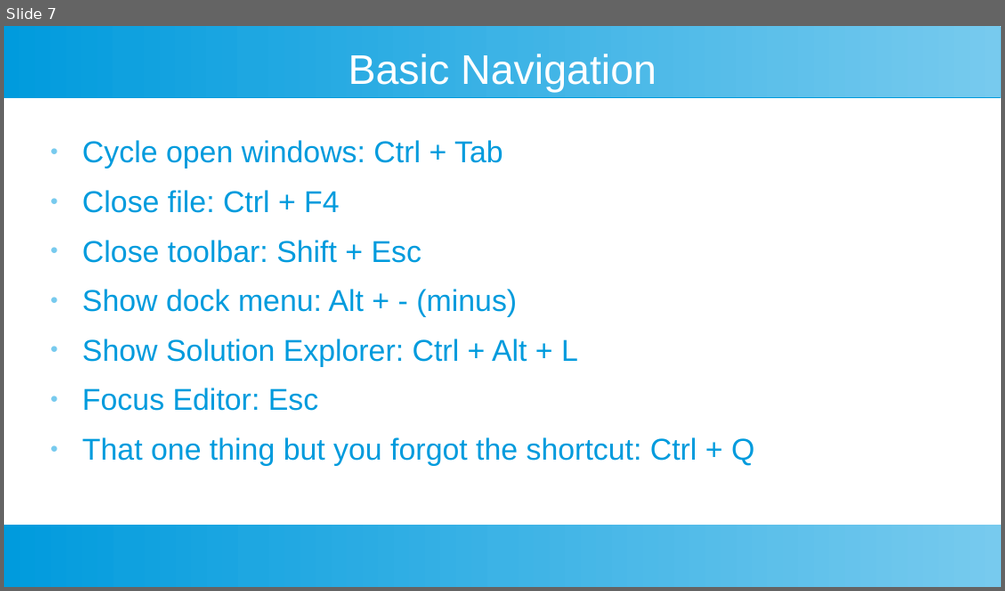
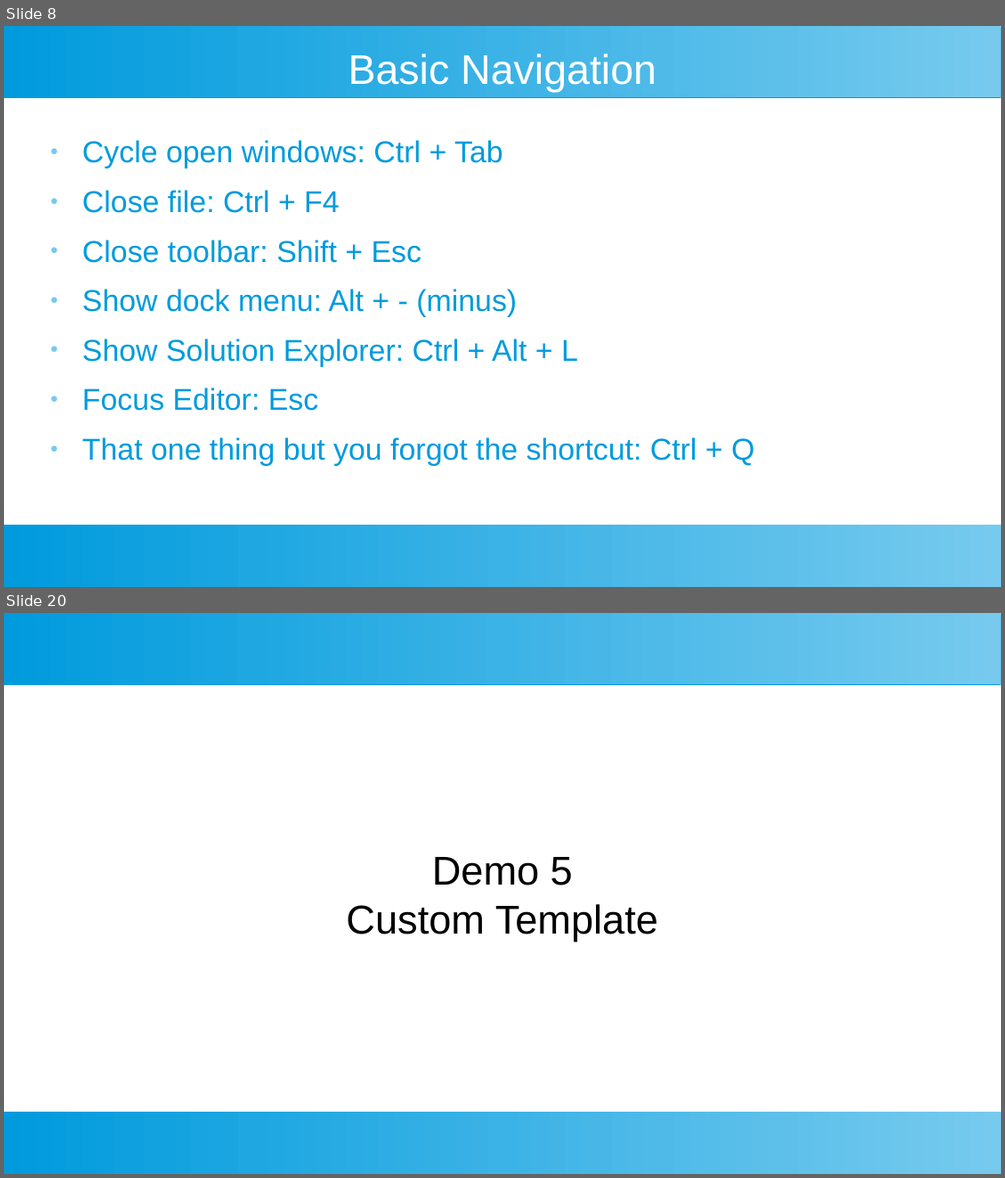
Before and after one commit to SmithE65/Productivity, a slide deck: Productivity.odp. Shown one above the other, each under a label of ours: slide 7 before the commit, slides 8 and 20 after it; the slides between them are not shown. The pictures are 1005x591 and 1005x1178 pixels, drawn with LibreOffice and Linux fonts; fonts in the diff are those of the drawing. Boxes give left, top, right and bottom in pixels: in the first picture for what was removed or moved away, otherwise in the second. Text is boxed around its words. In the diff, an @@ line names an element or a change of style, - is before the commit and + after.

Commit message:
Templates and Snippets

```diff
--- a/Productivity.odp
+++ b/Productivity.odp
@@ slide 20 added at [4,613,1001,1174], background #FFFFFF; not listed: 2 template elements that a slide beside it also shows @@
@@ subtitle added at [346,857,658,941], 32 pt, text #000000 @@
+Demo 5
+Custom Template
@@ what was slide 7 is now slide 8 @@
```
Also in this commit, not shown: 6 slides changed, 16 other slides added, 2 slides removed.
